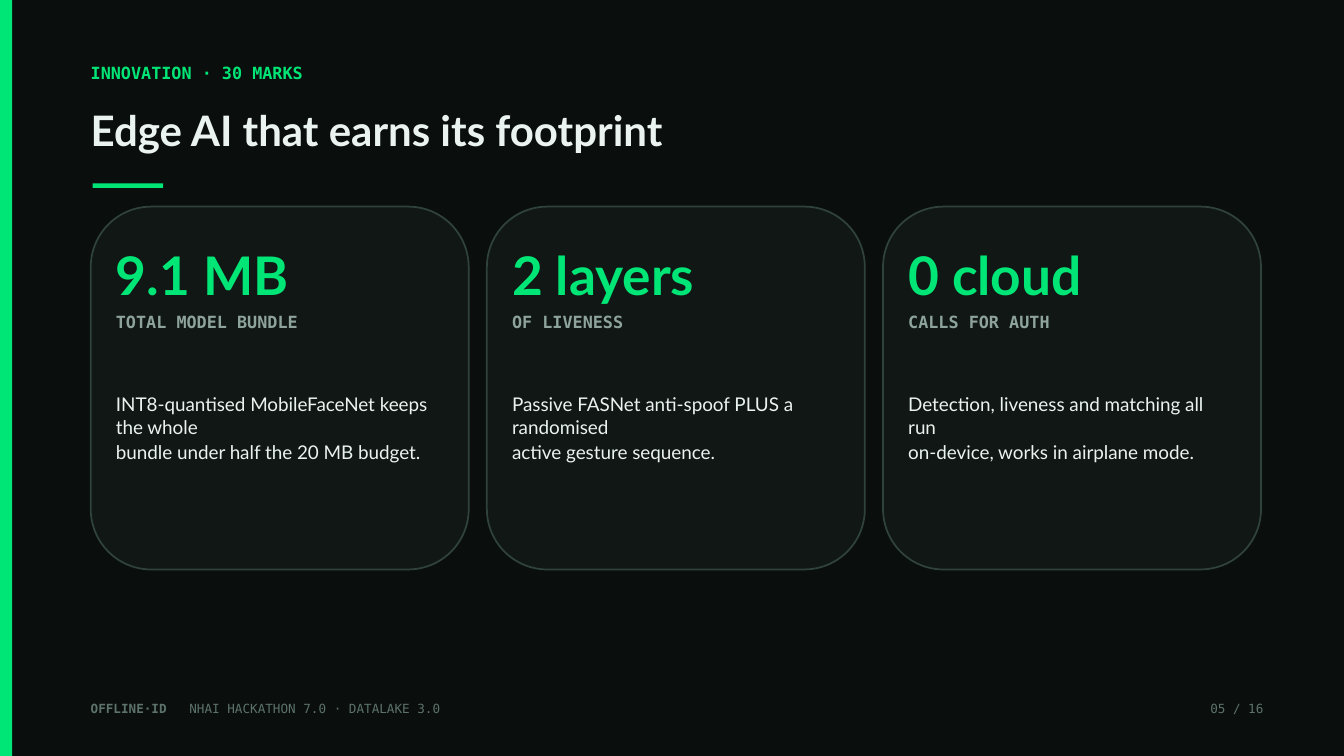
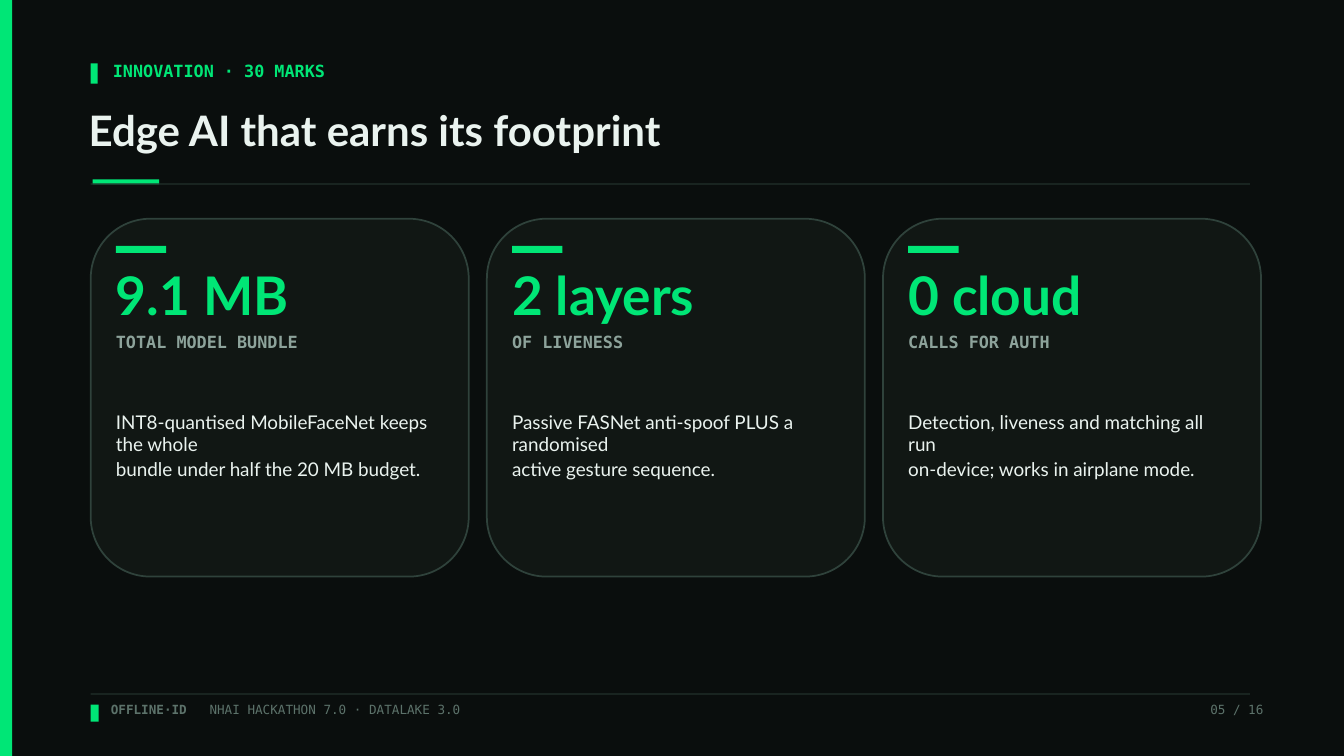
Before and after one commit to moneytosms/offlineid, a slide deck: slide 5 of submission/OfflineID_Hackathon7.pptx. Drawn at 1344x756 pixels with LibreOffice and Linux fonts; fonts in the diff are those of the drawing. Boxes give left, top, right and bottom in pixels: in the first picture for what was removed or moved away, otherwise in the second. Text is boxed around its words. In the diff, an @@ line names an element or a change of style, - is before the commit and + after.

```diff
--- a/submission/OfflineID_Hackathon7.pptx
+++ b/submission/OfflineID_Hackathon7.pptx
@@ rectangle added at (91, 64, 98, 84), fill #00E676 @@
@@ text "INNOVATION · 30 MARKS": place and size @@
-text "INNOVATION · 30 MARKS" at (91, 66, 303, 80)
+text "INNOVATION · 30 MARKS" at (113, 64, 325, 78)
@@ rectangle: place and size @@
-rectangle at (93, 184, 163, 188)
+rectangle at (93, 179, 159, 185)
@@ rectangle added at (91, 184, 1250, 185), fill #22302B @@
@@ rounded rectangle: place and size @@
-rounded rectangle at (91, 207, 469, 570)
+rounded rectangle at (91, 219, 469, 577)
@@ rounded rectangle: place and size @@
-rounded rectangle at (487, 207, 865, 570)
+rounded rectangle at (487, 219, 865, 577)
@@ rounded rectangle: place and size @@
-rounded rectangle at (883, 207, 1261, 570)
+rounded rectangle at (883, 219, 1261, 577)
@@ text "9.1 MB": place and size @@
-text "9.1 MB" at (116, 256, 298, 328)
+text "9.1 MB" at (116, 276, 298, 348)
@@ rectangle added at (116, 246, 166, 253), fill #00E676 @@
@@ text "2 layers": place and size @@
-text "2 layers" at (512, 255, 694, 328)
+text "2 layers" at (512, 275, 694, 348)
@@ rectangle added at (512, 246, 563, 253), fill #00E676 @@
@@ text "0 cloud": place and size @@
-text "0 cloud" at (908, 255, 1082, 328)
+text "0 cloud" at (908, 275, 1082, 348)
@@ rectangle added at (908, 246, 959, 253), fill #00E676 @@
@@ text "INT8-quantised MobileFaceNet keeps the whole ...": place and size @@
-text "INT8-quantised MobileFaceNet keeps the whole ..." at (116, 397, 428, 463)
+text "INT8-quantised MobileFaceNet keeps the whole ..." at (116, 415, 428, 480)
@@ text "Passive FASNet anti-spoof PLUS a ...": place and size @@
-text "Passive FASNet anti-spoof PLUS a ..." at (512, 397, 793, 463)
+text "Passive FASNet anti-spoof PLUS a ..." at (512, 415, 793, 480)
@@ text at (908, 415, 1203, 480): text changed @@
-Detection, liveness and matching all run
-on-device, works in airplane mode.
+Detection, liveness and matching all run
+on-device; works in airplane mode.
@@ rectangle added at (91, 694, 1250, 695), fill #22302B @@
@@ rectangle added at (91, 705, 99, 722), fill #00E676 @@
@@ text "OFFLINE·ID NHAI HACKATHON 7.0 · ...": place and size @@
-text "OFFLINE·ID NHAI HACKATHON 7.0 · ..." at (91, 704, 440, 713)
+text "OFFLINE·ID NHAI HACKATHON 7.0 · ..." at (111, 705, 461, 714)
```
Also in this commit, not shown: 15 other slides changed, 11 other files.
